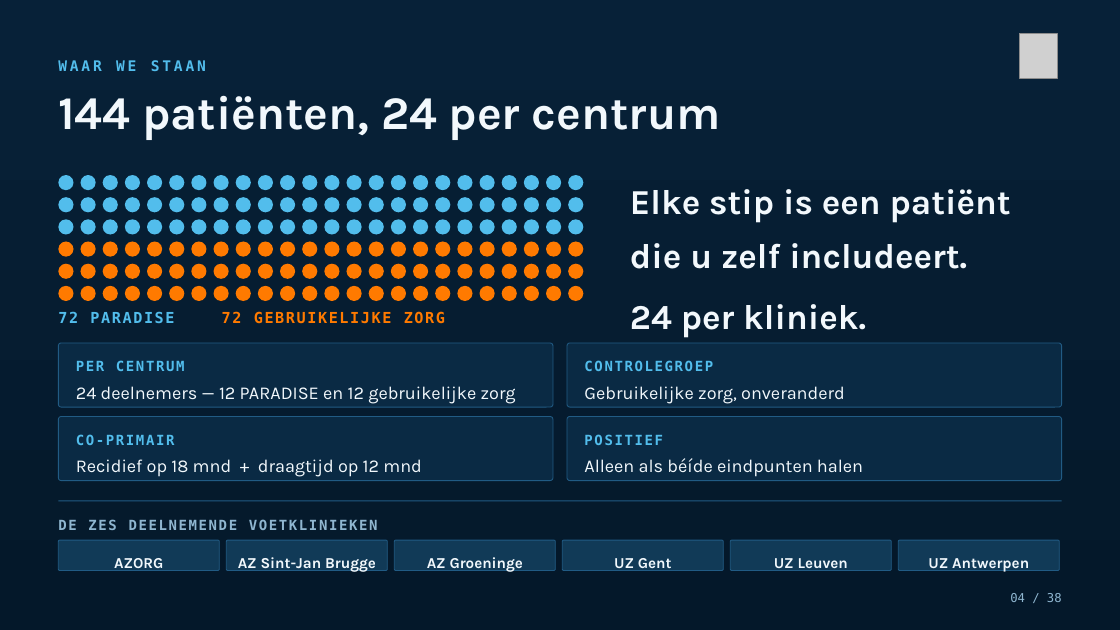
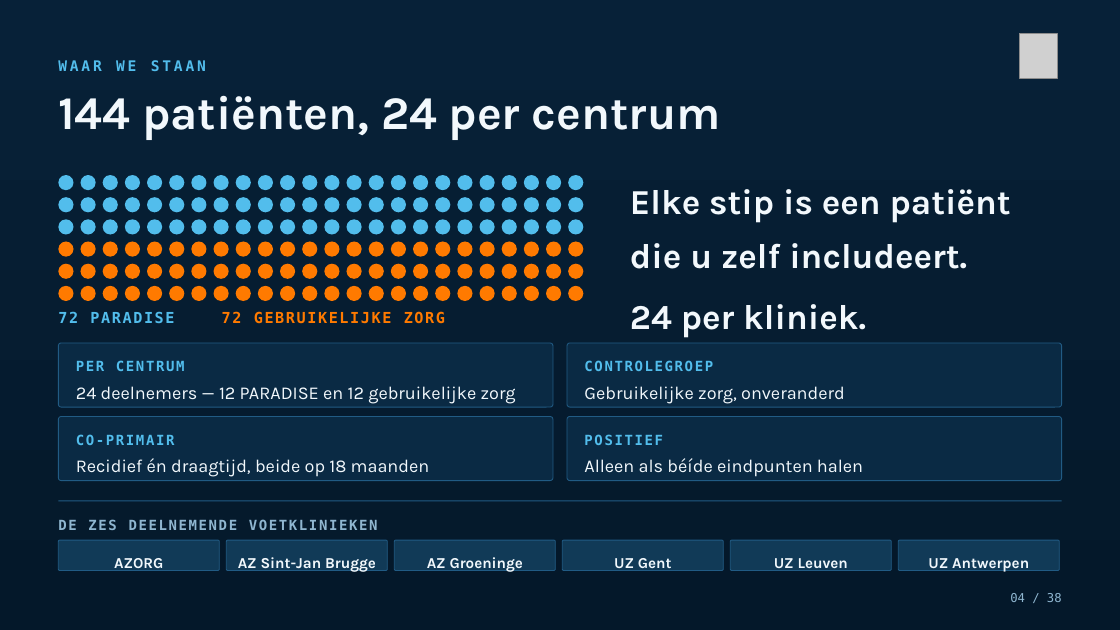
Before and after one commit to Dellfs/paradise-project, a slide deck: slide 4 of PARADISE_presentatie/PARADISE_opleidingssessie_voetklinieken.pptx. Drawn at 1120x630 pixels with LibreOffice and Linux fonts; fonts in the diff are those of the drawing; grey boxes stand for pictures. Boxes give left, top, right and bottom in pixels: in the first picture for what was removed or moved away, otherwise in the second. Text is boxed around its words. In the diff, an @@ line names an element or a change of style, - is before the commit and + after.

```diff
--- a/PARADISE_presentatie/PARADISE_opleidingssessie_voetklinieken.pptx
+++ b/PARADISE_presentatie/PARADISE_opleidingssessie_voetklinieken.pptx
@@ text at [76, 458, 430, 477]: text changed @@
-Recidief op 18 mnd + draagtijd op 12 mnd
+Recidief én draagtijd, beide op 18 maanden
```
Also in this commit, not shown: 4 other slides changed, 1 other file.
